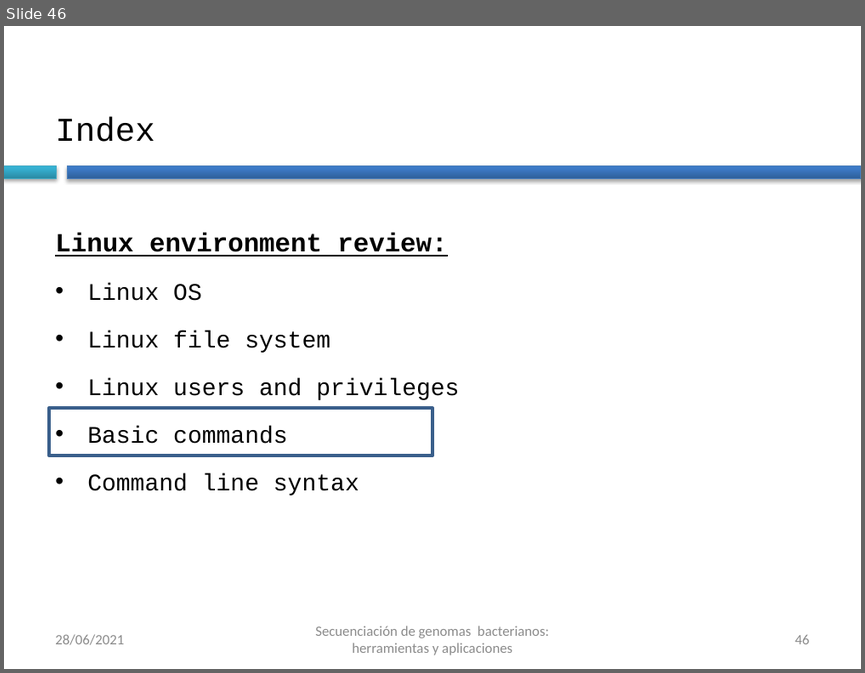
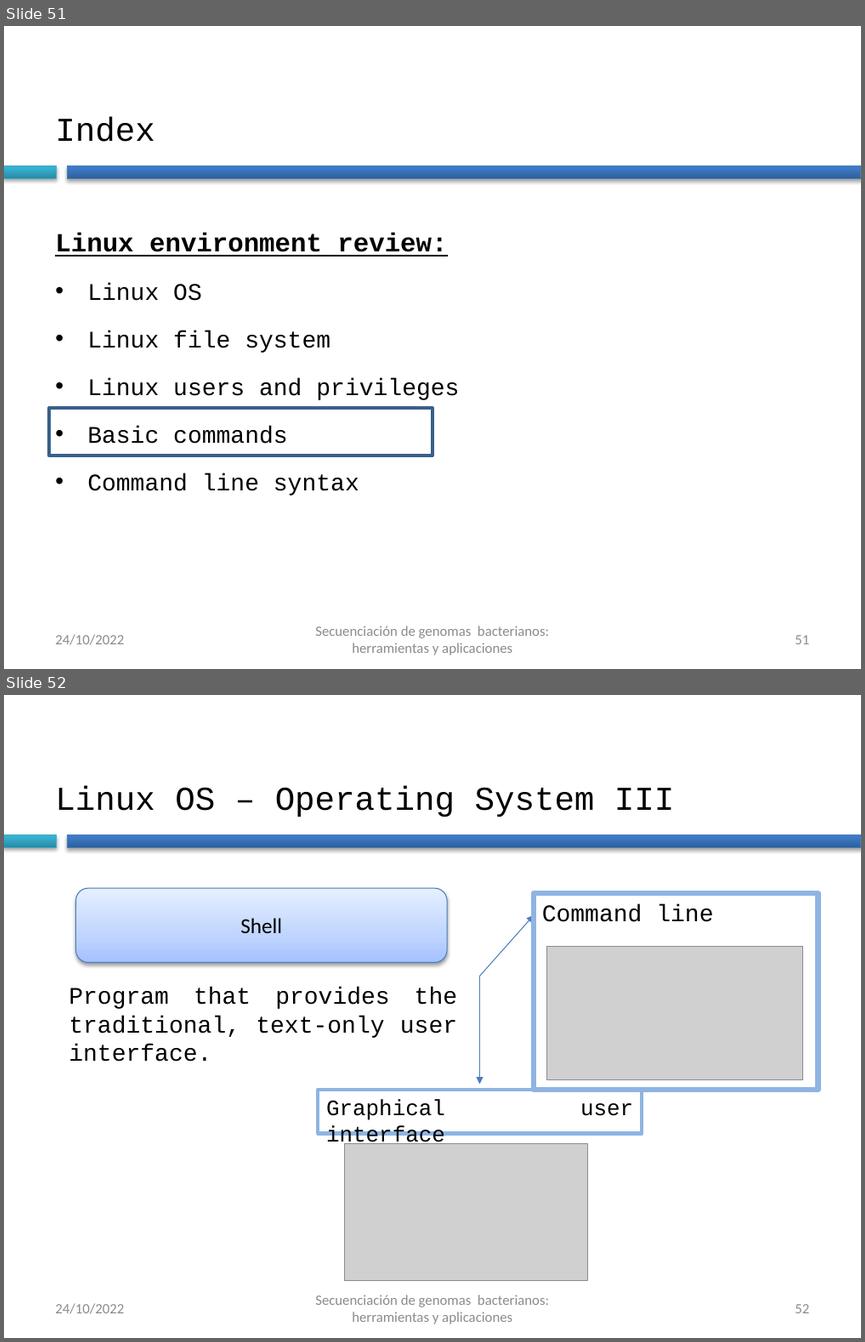
Before and after one commit to BU-ISCIII/curso_brotes_bacterianos_ngs, a slide deck: slides/talk2/curso_SeqGenBac_session1.2_linux.pptx. Shown one above the other, each under a label of ours: slide 46 before the commit, slides 51 and 52 after it. The pictures are 865x673 and 865x1342 pixels, drawn with LibreOffice and Linux fonts; fonts in the diff are those of the drawing; grey boxes stand for pictures; background and template pictures are left out. Boxes give left, top, right and bottom in pixels: in the first picture for what was removed or moved away, otherwise in the second. Text is boxed around its words. In the diff, an @@ line names an element or a change of style, - is before the commit and + after.

```diff
--- a/slides/talk2/curso_SeqGenBac_session1.2_linux.pptx
+++ b/slides/talk2/curso_SeqGenBac_session1.2_linux.pptx
@@ slide 52 added at (4,695,861,1338), background #FFFFFF; not listed: 2 template elements that a slide beside it also shows @@
@@ title added at (55,786,674,817), 28 pt, text #000000 @@
+Linux OS – Operating System III
@@ rounded rectangle added at (76,888,447,962), fill gradient #A4C4FF to #BFD4FF to #E6EEFF, outline #4B7EBC 0.75 pt, 18 pt, text #000000 @@
+Shell
@@ rectangle added at (534,893,818,1089), outline #8EB4E3 4.5 pt, 20 pt, text #000000 @@
+Command line
@@ arrow added from (479, 976) to (534, 915), #4B7EBC 0.75 pt @@
@@ picture added at (546,946,801,1080) @@
@@ text added at (69,987,457,1061), 20 pt, text #000000 @@
+Program that provides the traditional, text-only user interface.
@@ arrow added from (479, 976) to (479, 1084), #4B7EBC 0.75 pt @@
@@ rectangle added at (318,1089,642,1133), outline #8EB4E3 3 pt, 18.5 pt, text #000000 @@
+Graphical user interface
@@ picture added at (345,1144,587,1280) @@
@@ text added at (55,1303,124,1314), 12 pt, text #8C8C8C @@
+24/10/2022
@@ text added at (315,1294,549,1324), 12 pt, text #8C8C8C @@
+Secuenciación de genomas bacterianos: herramientas y aplicaciones
@@ page number added at (794,1304,809,1313), 12 pt, text #8C8C8C @@
+52
@@ what was slide 46 is now slide 51 @@
@@ slide 51 changed as well @@
@@ text at (55,634,124,645): text changed @@
-28/06/2021
+24/10/2022
@@ page number at (794,635,809,644): text changed @@
-46
+51
```
Also in this commit, not shown: 57 other slides changed, 4 other slides added, 1 other file.
